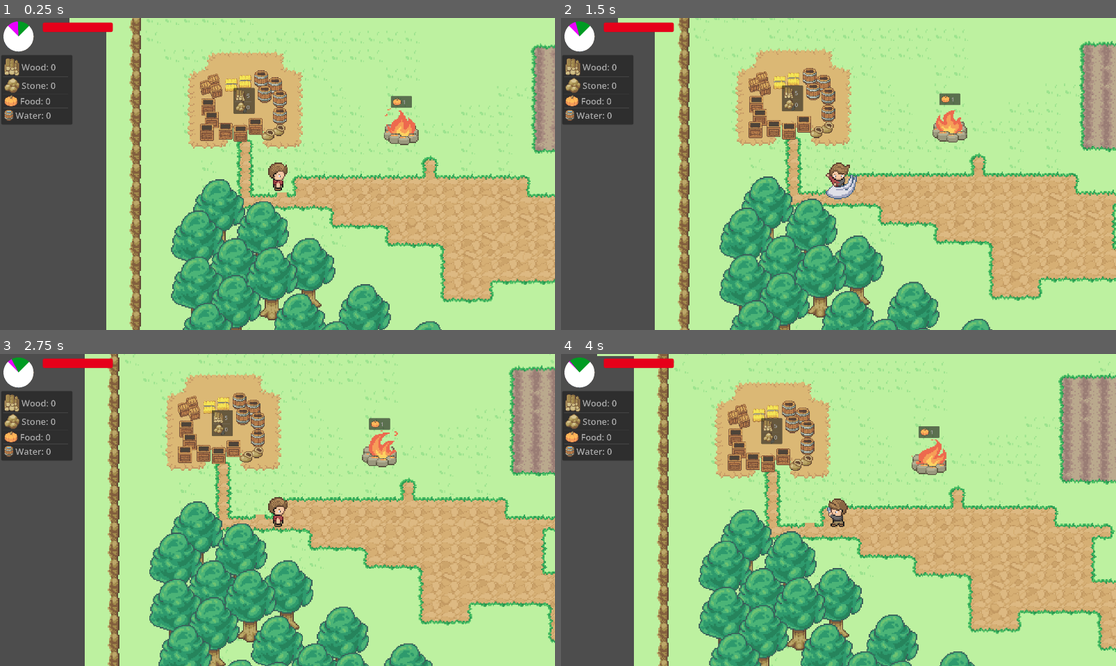
Above: before the commit, frames 1-4 (two rows, left to right).
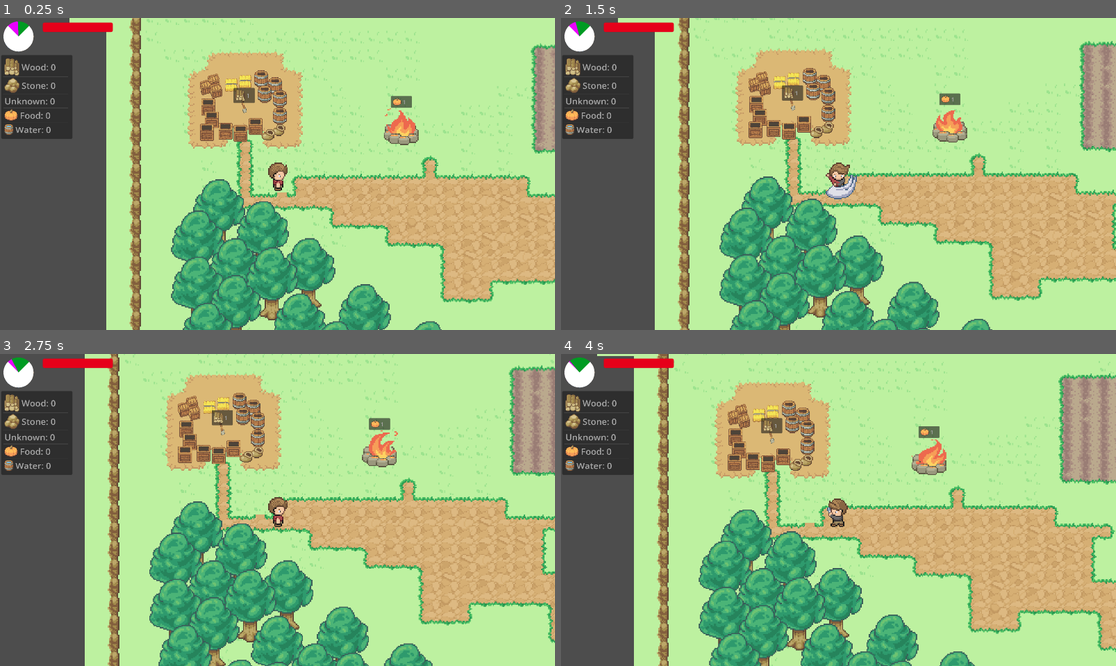
Above: after the commit, the same moments.

Repository: Herzmut-Games/hgj-2023
Game: Godot game, scene res://level.tscn
Same seed, same stepped clock (60 frames per second), same inputs: the game is played once before the commit and once after it.
Inputs:
- Up to frame 1 (0.25 s): no input
- Up to frame 2 (1.5 s): hold Right (ui_right) 0.53-1.28 s; tap Space (action) at 0.6, 1.35 s; hold Down (ui_down) from 1.28 s (still down)
- Up to frame 3 (2.75 s): release Down (ui_down) at 2.03 s; hold Right (ui_right) from 2.03 s (still down); tap Space (action) at 2.1 s
- Up to frame 4 (4 s): release Right (ui_right) at 2.78 s; hold Up (ui_up) 2.78-3.53 s; tap Space (action) at 2.85, 3.6 s; hold Left (ui_left) from 3.53 s (still down)

The runs differ from the first frame. In frame 1, 1.0% of the frame differs, in the area x 0-46%, y 24-39%; in frame 2, 1.0%; in frame 3, 1.0%; in frame 4, 1.0%, in the area x 0-40%, y 22-39%.

Commit message:
Refactor house to multiple levels

Diff:
--- a/game.gd
+++ b/game.gd
@@ -7,15 +7,16 @@
 
 var hunger_rate = 0.1
 
-var has_house = false
+var house_level = 0
 
 enum Items {
-	WOOD, STONE, FOOD, WATER
+	WOOD, STONE, IRON, FOOD, WATER
 }
 
 var Inventory = {
 	Items.WOOD: 0,
 	Items.STONE: 0,
+	Items.IRON: 0,
 	Items.FOOD: 0,
 	Items.WATER: 0,
 }
@@ -46,7 +47,7 @@
 		end_game()
 
 func _season_changed(new_season):
-	if new_season == Game.Season.WINTER && has_house == false:
+	if new_season == Game.Season.WINTER && house_level < 1:
 		end_game()
 
 func set_season(s):
--- a/house_yellow_1.gd
+++ b/house_yellow_1.gd
@@ -1,42 +1,112 @@
 extends StaticBody2D
 
-@onready var winter_sprite = $Winter
-@onready var normal_sprite = $Normal
 @onready var building_sprite = $Building
+
+@onready var level_1_normal_sprite = $Level1Normal
+@onready var level_1_winter_sprite = $Level1Winter
+
+@onready var level_2_normal_sprite = $Level2Normal
+@onready var level_2_winter_sprite = $Level2Winter
+@onready var level_2_collision = $Level2Collision
+
+@onready var level_3_normal_sprite = $Level3Normal
+@onready var level_3_winter_sprite = $Level3Winter
+@onready var level_3_collision = $Level3Collision
+
 @onready var required_tooltip = $RequiredResources
 
-@export var required_wood = 5
-@export var required_stone = 0
+@export var level_one_resources = {
+	Game.Items.WOOD: 1,
+}
+
+@export var level_two_resources = {
+	Game.Items.WOOD: 2,
+	Game.Items.STONE: 1
+}
+
+@export var level_three_resources = {
+	Game.Items.WOOD: 3,
+	Game.Items.STONE: 2,
+	Game.Items.IRON: 1
+}
 
 func _ready():
-	# State at game start
-	winter_sprite.visible = false
-	normal_sprite.visible = false
+	# State at game start, for sanity
+	_hide_all_sprites()
+	_set_collision()
+
 	building_sprite.visible = true
+	required_tooltip.visible = true
 
-	required_tooltip.visible = true
-	required_tooltip.set_required({
-		Game.Items.WOOD: required_wood,
-		Game.Items.STONE: required_stone
-	})
+	required_tooltip.set_required(_get_required_items())
 
 	Game.connect("season_changed", _season_changed)
 
 func interact(_area):
-	var required_resources = {
-		Game.Items.WOOD: required_wood,
-		Game.Items.STONE: required_stone
-	}
+	if Game.house_level >= 3:
+		return
 
-	if not Game.has_house and Game.has_items(required_resources):
+	var required_resources = _get_required_items()
+
+	if Game.has_items(required_resources):
 		Game.dec_items(required_resources)
+		Game.house_level += 1
 
-		Game.has_house = true
-		building_sprite.visible = false
-		required_tooltip.visible = false
+		if Game.house_level < 3:
+			required_tooltip.set_required(_get_required_items())
+		else:
+			required_tooltip.visible = false
+
+		# rerender house
 		_season_changed(Game.season)
 
 func _season_changed(season):
-	if Game.has_house:
-		winter_sprite.visible = season == Game.Season.WINTER
-		normal_sprite.visible = season != Game.Season.WINTER
+	# Normalize, don't care about state
+	_hide_all_sprites()
+	_set_collision()
+
+	match season:
+		Game.Season.WINTER:
+			match Game.house_level:
+				0: building_sprite.visible = true
+				1: level_1_winter_sprite.visible = true
+				2: level_2_winter_sprite.visible = true
+				3: level_3_winter_sprite.visible = true
+				_: pass
+		_:
+			match Game.house_level:
+				0: building_sprite.visible = true
+				1: level_1_normal_sprite.visible = true
+				2: level_2_normal_sprite.visible = true
+				3: level_3_normal_sprite.visible = true
+				_: pass
+
+func _hide_all_sprites():
+	building_sprite.visible = false
+
+	level_1_normal_sprite.visible = false
+	level_1_winter_sprite.visible = false
+
+	level_2_normal_sprite.visible = false
+	level_2_winter_sprite.visible = false
+
+	level_3_normal_sprite.visible = false
+	level_3_winter_sprite.visible = false
+
+func _set_collision():
+	# normalize
+	level_2_collision.disabled = true
+	level_3_collision.disabled = true
+
+	if Game.house_level > 1:
+		level_2_collision.disabled = false
+
+	if Game.house_level > 2:
+		level_3_collision.disabled = false
+
+func _get_required_items():
+	match Game.house_level:
+		0: return level_one_resources
+		1: return level_two_resources
+		2: return level_three_resources
+		_: return {}
--- a/house_yellow_1.tscn
+++ b/house_yellow_1.tscn
@@ -9,11 +9,21 @@
 [ext_resource type="Texture2D" uid="uid://bn2dwk33ifwhq" path="res://assets/Props/Shovel.png" id="7_njydo"]
 [ext_resource type="Texture2D" uid="uid://cmovqwagb2vjt" path="res://assets/Props/Crate_3.png" id="8_eto78"]
 [ext_resource type="Texture2D" uid="uid://b101vny3n1eby" path="res://Art/Props/HayStack_2.png" id="9_uyq2f"]
+[ext_resource type="Texture2D" uid="uid://b3ndhnra27dno" path="res://Art/Buildings/House_Hay_Stone_2.png" id="10_7yrr6"]
 [ext_resource type="PackedScene" uid="uid://dfmenjshm88nc" path="res://interaction_box.tscn" id="10_ni7kt"]
 [ext_resource type="PackedScene" uid="uid://drsiuvq0t0v4o" path="res://required_resources.tscn" id="11_4d2kg"]
+[ext_resource type="Texture2D" uid="uid://dvbfo6e1b4kqi" path="res://assets/Buildings/House_Snow_Stone_2.png" id="11_vf81r"]
+[ext_resource type="Texture2D" uid="uid://rm1tdbw8gukc" path="res://Art/Buildings/House_Hay_Stone_3.png" id="12_2m3d7"]
+[ext_resource type="Texture2D" uid="uid://slj71rmtuev6" path="res://assets/Buildings/House_Snow_Stone_3.png" id="13_jwjg6"]
 
 [sub_resource type="RectangleShape2D" id="RectangleShape2D_plhru"]
-size = Vector2(76, 56)
+size = Vector2(76, 46.8811)
+
+[sub_resource type="RectangleShape2D" id="RectangleShape2D_5r0f2"]
+size = Vector2(149.5, 77.5)
+
+[sub_resource type="RectangleShape2D" id="RectangleShape2D_eeu4u"]
+size = Vector2(86, 50)
 
 [sub_resource type="RectangleShape2D" id="RectangleShape2D_udefw"]
 size = Vector2(78, 58)
@@ -22,19 +32,6 @@
 y_sort_enabled = true
 position = Vector2(0, 1)
 script = ExtResource("1_127kk")
-
-[node name="Normal" type="Sprite2D" parent="."]
-y_sort_enabled = true
-texture = ExtResource("1_p5nwj")
-
-[node name="Winter" type="Sprite2D" parent="."]
-y_sort_enabled = true
-position = Vector2(-1, 0)
-texture = ExtResource("2_3eiav")
-
-[node name="CollisionShape2D" type="CollisionShape2D" parent="."]
-position = Vector2(-1, 16)
-shape = SubResource("RectangleShape2D_plhru")
 
 [node name="Building" type="StaticBody2D" parent="."]
 
@@ -138,6 +135,48 @@
 scale = Vector2(0.362069, 0.362069)
 texture = ExtResource("9_uyq2f")
 
+[node name="Level1Normal" type="Sprite2D" parent="."]
+visible = false
+y_sort_enabled = true
+texture = ExtResource("1_p5nwj")
+
+[node name="Level1Winter" type="Sprite2D" parent="."]
+visible = false
+y_sort_enabled = true
+position = Vector2(-1, 0)
+texture = ExtResource("2_3eiav")
+
+[node name="Level1Collision" type="CollisionShape2D" parent="."]
+visible = false
+position = Vector2(-1, 16)
+shape = SubResource("RectangleShape2D_plhru")
+
+[node name="Level2Normal" type="Sprite2D" parent="."]
+visible = false
+position = Vector2(-34, -10)
+texture = ExtResource("10_7yrr6")
+
+[node name="Level2Winter" type="Sprite2D" parent="."]
+visible = false
+position = Vector2(-34, -10)
+texture = ExtResource("11_vf81r")
+
+[node name="Level2Collision" type="CollisionShape2D" parent="."]
+position = Vector2(-36.75, -25.25)
+shape = SubResource("RectangleShape2D_5r0f2")
+
+[node name="Level3Normal" type="Sprite2D" parent="."]
+position = Vector2(-46, -17)
+texture = ExtResource("12_2m3d7")
+
+[node name="Level3Winter" type="Sprite2D" parent="."]
+position = Vector2(-46, -17)
+texture = ExtResource("13_jwjg6")
+
+[node name="Level3Collision" type="CollisionShape2D" parent="."]
+position = Vector2(-69, 20)
+shape = SubResource("RectangleShape2D_eeu4u")
+
 [node name="InteractionBox" parent="." instance=ExtResource("10_ni7kt")]
 
 [node name="CollisionShape2D" type="CollisionShape2D" parent="InteractionBox"]
Not shown: 1 places in house_yellow_1.tscn that only renumber resources
